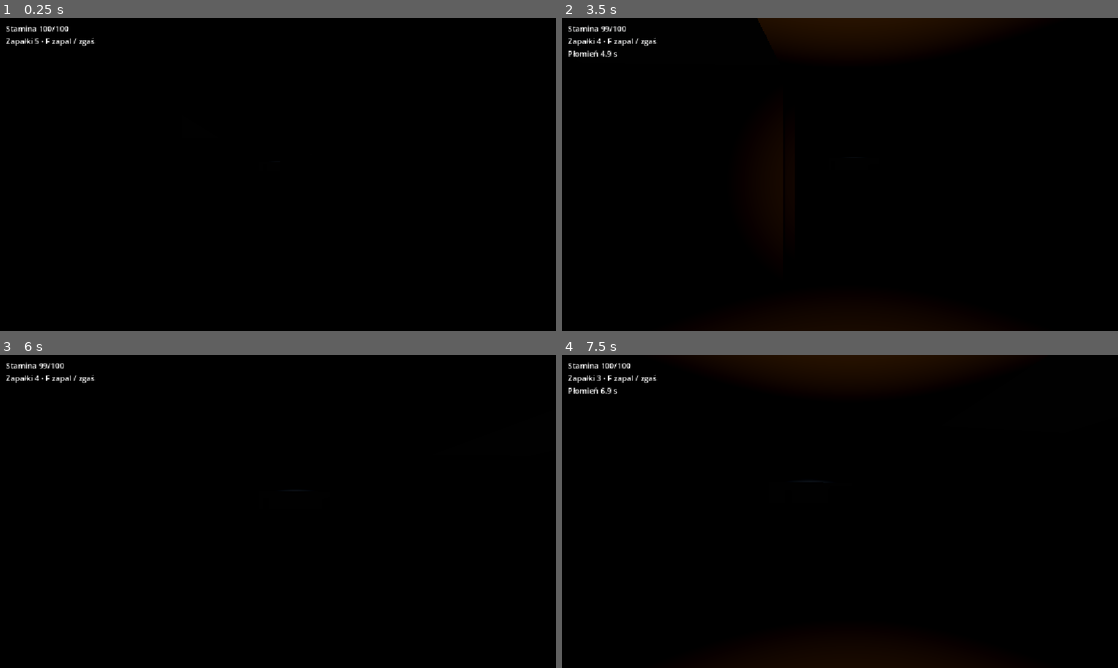
Above: before the commit, frames 1-4 (two rows, left to right).
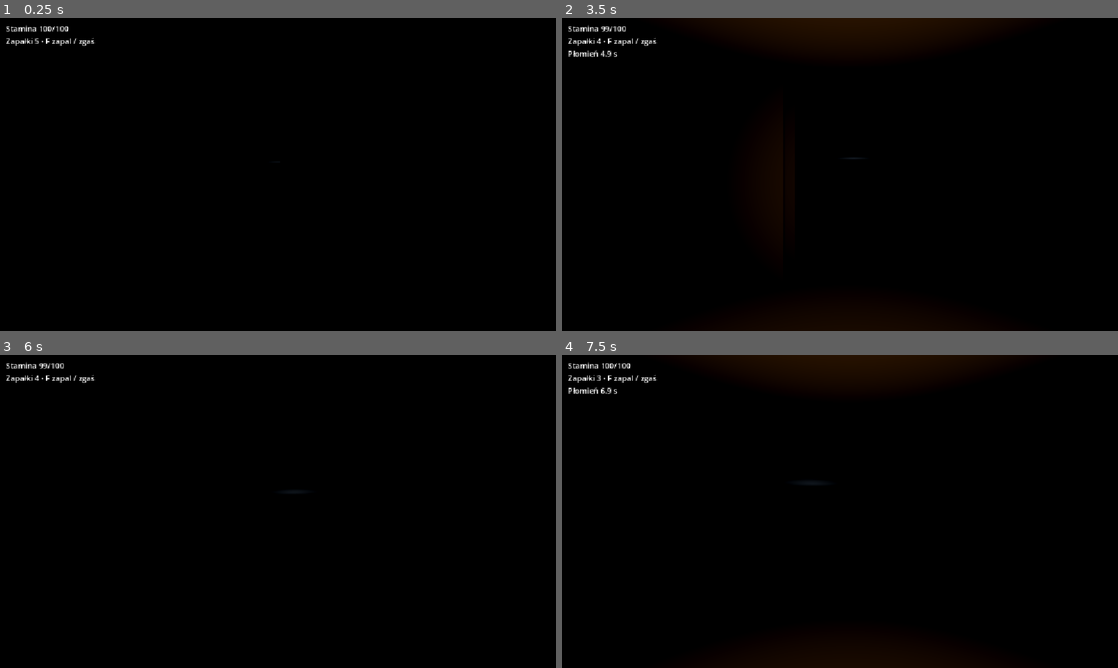
Above: after the commit, the same moments.

Repository: dawidseipold/blind-step
Game: Godot game, scene res://light_course.tscn
The game is run twice, just before and just after one commit, with the same random seed, the same clock (stepped at 60 frames per second) and the same inputs.
Inputs (mouse positions are in pixels of both pictures, inside the frame that each line leads up to):
- Up to frame 1 (0.25 s): no input
- Up to frame 2 (3.5 s): tap Enter at 0.5, 2.75 s; move the mouse to (834, 180) at 0.52 s; hold Ctrl (crouch) 0.53-1.28 s; hold W (walk_forward) 0.53-2.78 s; click (834, 180) at 0.67 s; tap Space at 1.25 s; move the mouse to (878, 177) at 1.27 s; tap F (flashlight) at 1.35 s; move the mouse to (795, 171) at 2.02 s; hold R (replace_cell) 2.03-2.78 s; move the mouse to (845, 174) at 2.77 s; hold A (walk_left) from 2.78 s (still down); tap Shift (sprint) at 2.85 s; click (845, 174) at 2.92 s
- Up to frame 3 (6 s): move the mouse to (255, 505) at 3.52 s; release A (walk_left) at 3.53 s; hold Ctrl (crouch) 3.53-4.28 s; hold W (walk_forward) 3.53-5.78 s; move the mouse to (305, 511) at 4.27 s; tap F (flashlight) at 4.35 s; tap Space at 5 s; move the mouse to (250, 511) at 5.02 s; hold R (replace_cell) 5.03-5.78 s; click (250, 511) at 5.17 s; tap Enter at 5.75 s; move the mouse to (289, 505) at 5.77 s; hold D (walk_right) from 5.78 s (still down); tap Shift (sprint) at 5.85 s
- Up to frame 4 (7.5 s): tap Space at 6.5 s; move the mouse to (834, 517) at 6.52 s; release D (walk_right) at 6.53 s; hold Ctrl (crouch) 6.53-7.28 s; hold W (walk_forward) from 6.53 s (still down); move the mouse to (878, 514) at 7.27 s; tap F (flashlight) at 7.35 s; click (878, 514) at 7.42 s

The runs differ from the first frame. In frame 2, 0.2% of the frame differs, in the area x 28-53%, y 0-46%; in frame 3, less than 0.1%; in frame 4, less than 0.1%.

Commit message:
T31–T32 Dodaj punktowy zapis terenu i dach nad całą trasą świetlną

Diff:
--- a/game/blind-step/light_course.gd
+++ b/game/blind-step/light_course.gd
@@ -5,8 +5,9 @@
 const ATLAS_WIDTH := 128
 const SPACING := 0.45
 const SAMPLE_INTERVAL := 0.1
-const FOCUS_SECONDS := 0.8
-const TRACE_SECONDS := 3.5
+const TORCH_SAMPLE_INTERVAL := 1.0 / 30.0
+const FOCUS_SECONDS := 0.25
+const TRACE_SECONDS := 5.0
 @onready var player: Player = $PlayerSpawn/Player
 @onready var lamp: Lamp = player.get_node("Camera3D/Flashlight")
 var points := PackedVector3Array()
@@ -52,6 +53,7 @@
 	exposure_texture = ImageTexture.create_from_image(exposure)
 	material.shader = preload("res://surface_memory.gdshader")
 	material.set_shader_parameter("exposure_map", exposure_texture)
+	material.set_shader_parameter("torch_trace_seconds", TRACE_SECONDS)
 	$Surfaces.mesh = mesh
 	$Surfaces.material_override = material
 
@@ -103,7 +105,7 @@
 				sample_number += 1 # A new switch-on breaks continuous exposure.
 			previous_torch_sample = elapsed
 		record_light(source == 2, interval)
-		until_sample = SAMPLE_INTERVAL
+		until_sample = TORCH_SAMPLE_INTERVAL if source == 2 else SAMPLE_INTERVAL
 	previous_source = source
 
 func record_light(torch: bool, interval: float) -> void:
@@ -142,11 +144,11 @@
 			var expiry := elapsed + memory * TRACE_SECONDS
 			if memory > 0.0 and expiry > stamp.g:
 				stamp.g = expiry
-				stamp.a = 1.0
+				stamp.a = elapsed
 		elif strength >= stamp.b * clampf((stamp.r - elapsed) / 1.8, 0.0, 1.0):
 			stamp.r = elapsed + 1.8
 			stamp.b = strength
 		exposure.set_pixel(x, y, stamp)
 	exposure_texture.update(exposure)
-	trace_until = maxf(trace_until, elapsed + (3.5 if torch else 1.8))
+	trace_until = maxf(trace_until, elapsed + (TRACE_SECONDS if torch else 1.8))
 	material.set_shader_parameter("trace_until", trace_until)
--- a/game/blind-step/light_course.tscn
+++ b/game/blind-step/light_course.tscn
@@ -7,16 +7,14 @@
 [sub_resource type="Environment" id="Night"]
 background_mode = 1
 background_color = Color(0.003, 0.004, 0.005, 1)
-ambient_light_source = 2
-ambient_light_color = Color(0.15, 0.18, 0.22, 1)
-ambient_light_energy = 0.008
+ambient_light_source = 1
 reflected_light_source = 1
 
 [sub_resource type="BoxShape3D" id="HallFloor"]
 size = Vector3(5, 0.4, 28)
 
 [sub_resource type="BoxShape3D" id="Ceiling"]
-size = Vector3(5, 0.3, 28)
+size = Vector3(15.6, 0.3, 44.6)
 
 [sub_resource type="BoxShape3D" id="StartWall"]
 size = Vector3(5, 3.2, 0.3)
@@ -79,19 +77,19 @@
 size = Vector3(2, 1.2, 2)
 
 [sub_resource type="BoxShape3D" id="FenceEnd"]
-size = Vector3(15, 2.4, 0.25)
+size = Vector3(15, 3.2, 0.25)
 
 [sub_resource type="BoxShape3D" id="FenceL"]
-size = Vector3(0.25, 2.4, 16)
+size = Vector3(0.25, 3.2, 16)
 
 [sub_resource type="BoxShape3D" id="FenceR"]
-size = Vector3(0.25, 2.4, 16)
+size = Vector3(0.25, 3.2, 16)
 
 [sub_resource type="BoxShape3D" id="FenceEntranceL"]
-size = Vector3(5, 2.4, 0.25)
+size = Vector3(5, 3.2, 0.25)
 
 [sub_resource type="BoxShape3D" id="FenceEntranceR"]
-size = Vector3(5, 2.4, 0.25)
+size = Vector3(5, 3.2, 0.25)
 
 [node name="LightCourse" type="Node3D"]
 script = ExtResource("Course")
@@ -113,7 +111,7 @@
 shape = SubResource("HallFloor")
 
 [node name="Ceiling" type="CollisionShape3D" parent="Geometry"]
-position = Vector3(0, 3.3, -6)
+position = Vector3(0, 3.3, -14)
 shape = SubResource("Ceiling")
 
 [node name="StartWall" type="CollisionShape3D" parent="Geometry"]
@@ -197,23 +195,23 @@
 shape = SubResource("CrateOuter")
 
 [node name="FenceEnd" type="CollisionShape3D" parent="Geometry"]
-position = Vector3(0, 1.2, -36)
+position = Vector3(0, 1.6, -36)
 shape = SubResource("FenceEnd")
 
 [node name="FenceL" type="CollisionShape3D" parent="Geometry"]
-position = Vector3(-7.5, 1.2, -28)
+position = Vector3(-7.5, 1.6, -28)
 shape = SubResource("FenceL")
 
 [node name="FenceR" type="CollisionShape3D" parent="Geometry"]
-position = Vector3(7.5, 1.2, -28)
+position = Vector3(7.5, 1.6, -28)
 shape = SubResource("FenceR")
 
 [node name="FenceEntranceL" type="CollisionShape3D" parent="Geometry"]
-position = Vector3(-5, 1.2, -20)
+position = Vector3(-5, 1.6, -20)
 shape = SubResource("FenceEntranceL")
 
 [node name="FenceEntranceR" type="CollisionShape3D" parent="Geometry"]
-position = Vector3(5, 1.2, -20)
+position = Vector3(5, 1.6, -20)
 shape = SubResource("FenceEntranceR")
 
 [node name="Surfaces" type="MeshInstance3D" parent="."]
--- a/game/blind-step/surface_memory.gdshader
+++ b/game/blind-step/surface_memory.gdshader
@@ -3,10 +3,16 @@
 uniform sampler2D exposure_map : filter_nearest, repeat_disable;
 uniform float clock_seconds;
 uniform float trace_until;
+uniform float torch_trace_seconds;
 varying flat ivec3 face_grid;
+varying vec2 surface_position;
 
 void vertex() {
 	face_grid = ivec3(round(CUSTOM0.xyz));
+	// The course has axis-aligned faces. Project in metres to keep dot spacing
+	// consistent across narrow props, wide walls and the floor.
+	surface_position = abs(NORMAL.y) > 0.5 ? VERTEX.xz :
+			(abs(NORMAL.x) > 0.5 ? VERTEX.zy : VERTEX.xy);
 }
 
 // Cubic B-spline weights for four adjacent samples on one axis.
@@ -16,16 +22,19 @@
 			1.0 + 3.0*t + 3.0*t*t - 3.0*t*t*t, t*t*t) / 6.0;
 }
 
-float sample_trace(ivec2 cell, int atlas_width) {
+vec3 sample_trace(ivec2 cell, int atlas_width) {
 	cell = clamp(cell, ivec2(0), face_grid.yz - ivec2(1));
 	int i = face_grid.x + cell.y * face_grid.y + cell.x;
 	vec4 stamp = texelFetch(exposure_map, ivec2(i % atlas_width, i / atlas_width), 0);
-	vec2 fade = clamp((stamp.rg - clock_seconds) / vec2(1.8, 3.5), vec2(0.0), vec2(1.0));
-	return max(fade.x * stamp.b * 0.13, fade.y * stamp.a * 0.22);
+	vec2 fade = clamp((stamp.rg - clock_seconds) / vec2(1.8, torch_trace_seconds), vec2(0.0), vec2(1.0));
+	float writing = 1.0 - smoothstep(0.0, 0.12, clock_seconds - stamp.a);
+	return vec3(fade.x * stamp.b, fade.y, writing * fade.y);
 }
 
 void fragment() {
-	float remembered = 0.0;
+	vec3 trace = vec3(0.0);
+	vec2 grid = surface_position * 11.0;
+	float footprint = max(length(dFdx(grid)), length(dFdy(grid)));
 	if (clock_seconds < trace_until) {
 		ivec2 base = ivec2(floor(UV)) - ivec2(1);
 		vec4 wx = weights(fract(UV.x));
@@ -33,11 +42,27 @@
 		int width = textureSize(exposure_map, 0).x;
 		for (int y = 0; y < 4; y++) {
 			for (int x = 0; x < 4; x++) {
-				remembered += wx[x] * wy[y] * sample_trace(base + ivec2(x,y), width);
+				trace += wx[x] * wy[y] * sample_trace(base + ivec2(x,y), width);
 			}
 		}
 	}
 	ALBEDO = COLOR.rgb;
 	ROUGHNESS = 0.95;
-	EMISSION = COLOR.rgb * vec3(0.65, 0.78, 1.0) * remembered;
+	grid.x += mod(floor(grid.y), 2.0) * 0.5;
+	vec2 cell = floor(grid);
+	float grain = fract(sin(dot(cell, vec2(12.9898, 78.233))) * 4375.5453);
+	vec2 center = vec2(0.5) + 0.18 * vec2(grain - 0.5, fract(grain * 13.7) - 0.5);
+	float radius = 0.09 + 0.065 * grain;
+	float aa = max(0.015, footprint * 0.6);
+	float dot_mask = 1.0 - smoothstep(radius - aa, radius + aa, length(fract(grid) - center));
+	dot_mask *= 1.0 - smoothstep(0.45, 1.2, footprint);
+	// Individual returns appear in sequence as local exposure builds up.
+	float threshold = 0.015 + 0.38 * grain;
+	float retained = smoothstep(threshold, threshold + 0.12, trace.y);
+	float edge = retained * (1.0 - smoothstep(threshold + 0.12, threshold + 0.35, trace.y));
+	vec3 dots = dot_mask * (vec3(0.42, 0.68, 0.74) * retained * trace.y
+			+ vec3(0.78, 0.90, 0.86) * edge * trace.z);
+	vec3 match_glow = COLOR.rgb * vec3(0.65, 0.78, 1.0) * trace.x * 0.13;
+	vec3 torch_glow = COLOR.rgb * vec3(0.48, 0.65, 0.72) * trace.y * 0.045;
+	EMISSION = max(match_glow, torch_glow + dots);
 }
Not shown, changed: ROADMAP.md
Not shown, changed: docs/latarka.md
Not shown, changed: sync-issues.ps1
